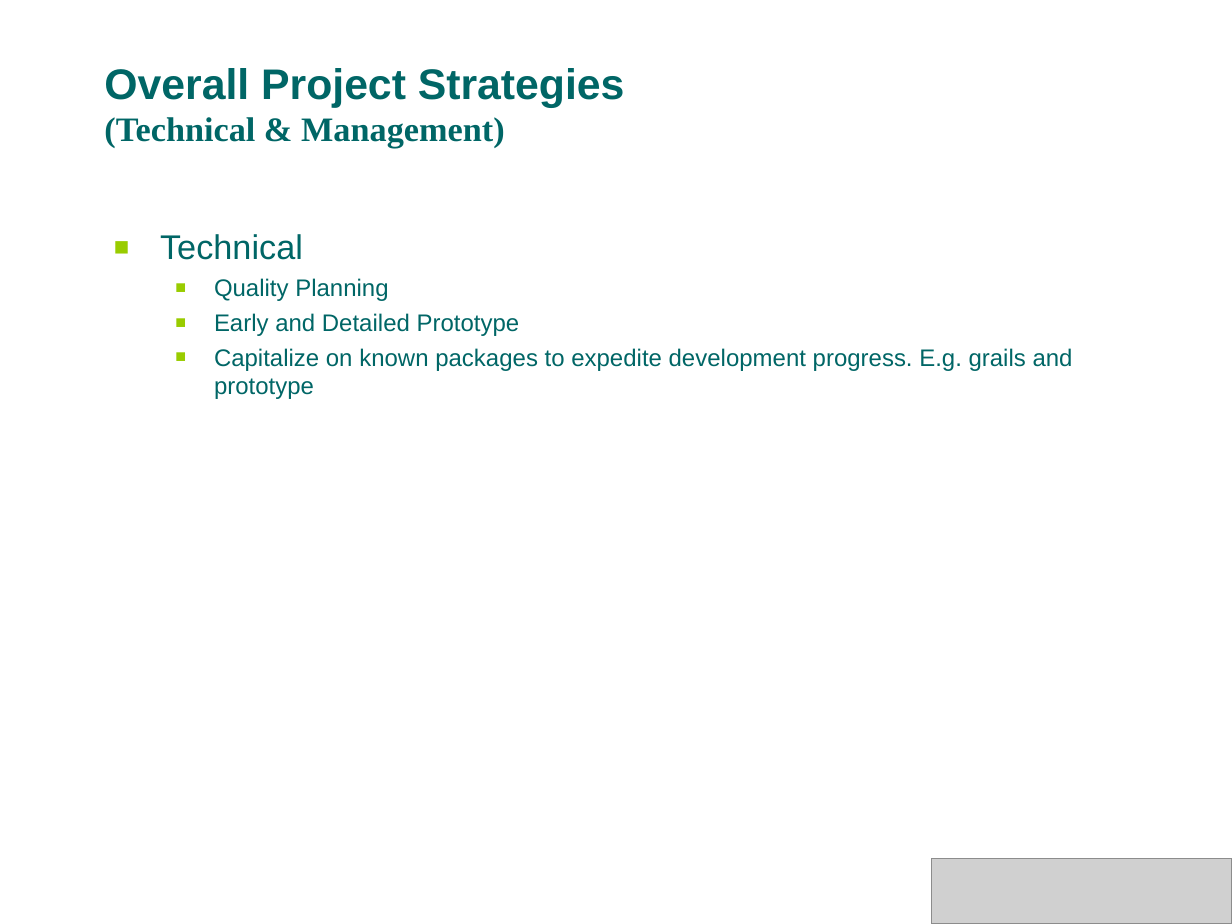
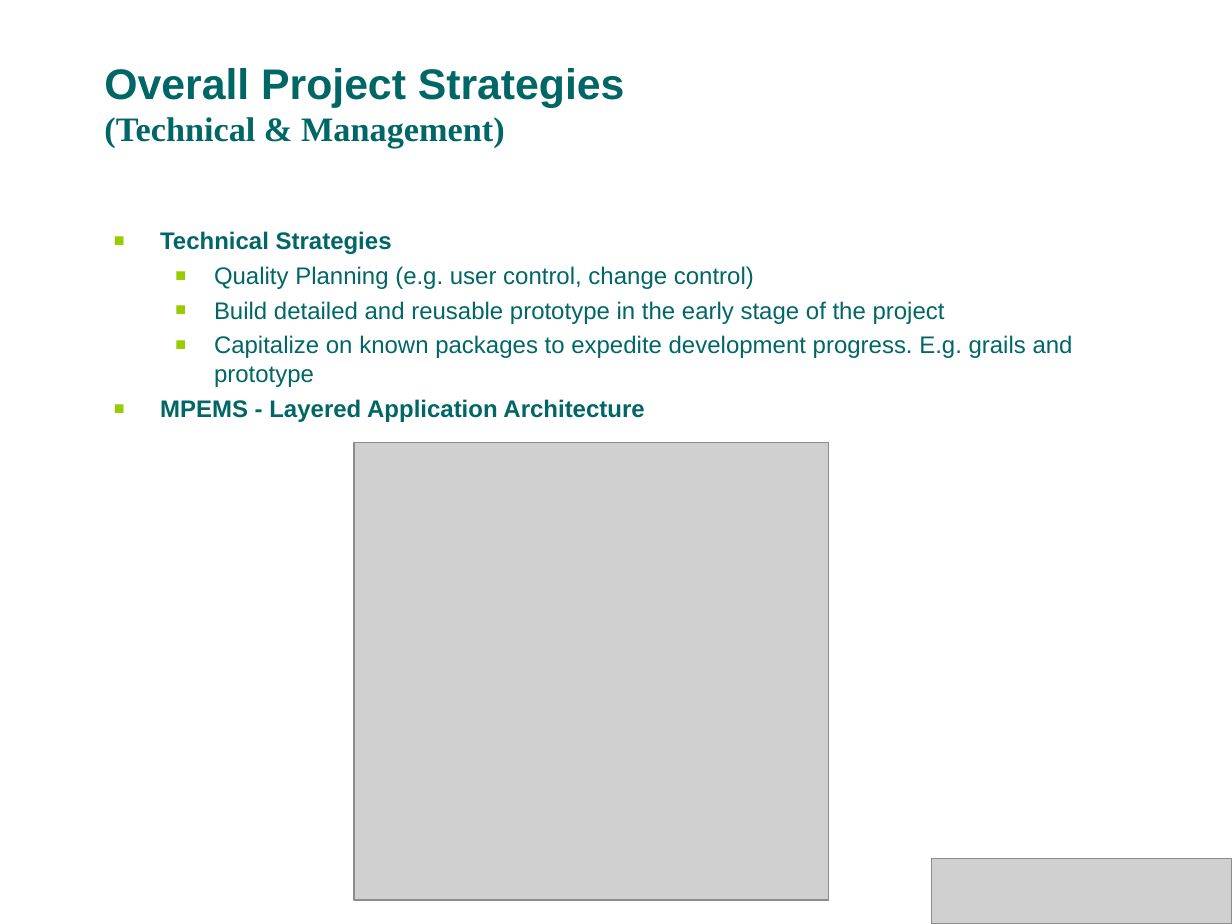
Before and after one commit to s4kshya/leezdr-repository, a slide deck: slide 27 of Exam Paper/MTECH_PROJ/Presentation/phase1_v2.ppt (slide 13 before the commit). Drawn at 1232x924 pixels with LibreOffice and Linux fonts; fonts in the diff are those of the drawing; grey boxes stand for pictures; background and template pictures are left out. Boxes give left, top, right and bottom in pixels: in the first picture for what was removed or moved away, otherwise in the second. Text is boxed around its words. In the diff, an @@ line names an element or a change of style, - is before the commit and + after.

```diff
--- a/Exam Paper/MTECH_PROJ/Presentation/phase1_v2.ppt
+++ b/Exam Paper/MTECH_PROJ/Presentation/phase1_v2.ppt
@@ text at (160, 231, 945, 324): text changed @@
-■ Technical
-  ■ Quality Planning
-  ■ Early and Detailed Prototype
+■ Technical Strategies
+  ■ Quality Planning (e.g. user control, change control)
+  ■ Build detailed and reusable prototype in the early stage of the project
@@ text at (160, 399, 644, 422): paragraph added @@
+■ MPEMS - Layered Application Architecture
@@ picture added at (354, 442, 828, 899) @@
```
Also in this commit, not shown: 13 other slides changed, 18 slides added, 3 other files.
